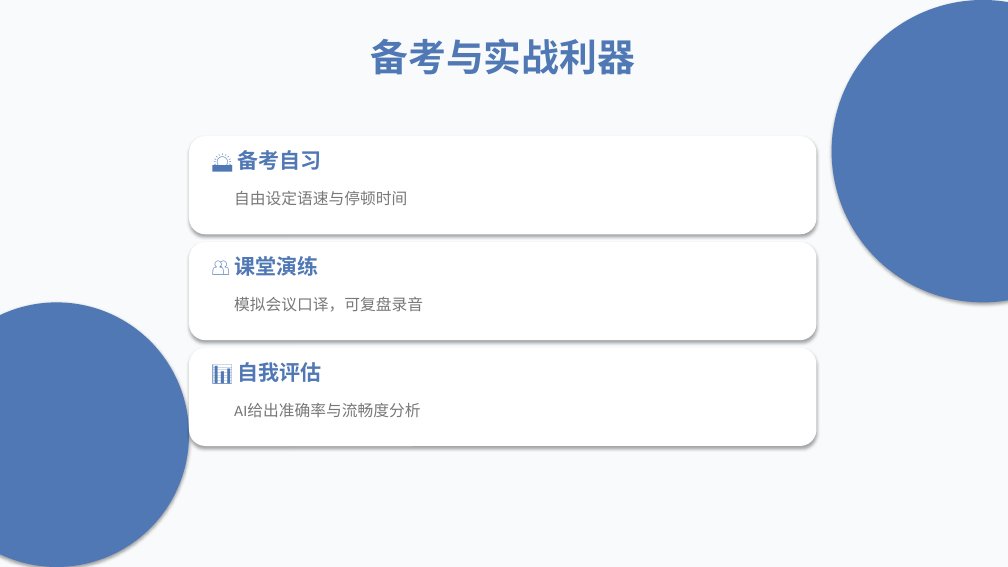
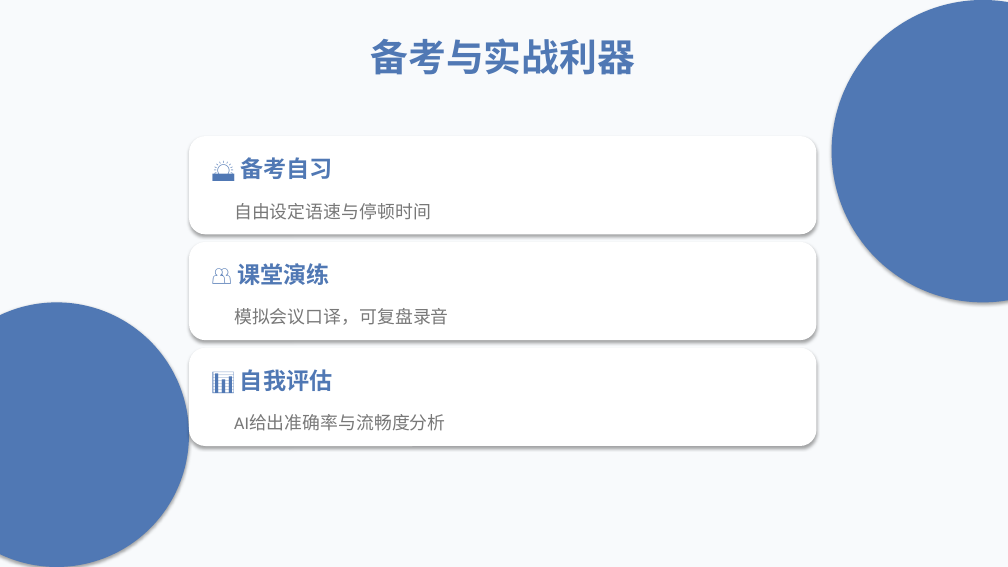
Before and after one commit to joannopan0124-hash/clone-git, a slide deck: slide 7 of 智能对话伙伴_创新版式.pptx. Drawn at 1008x567 pixels with LibreOffice and Linux fonts; fonts in the diff are those of the drawing. Boxes give left, top, right and bottom in pixels: in the first picture for what was removed or moved away, otherwise in the second. Text is boxed around its words. In the diff, an @@ line names an element or a change of style, - is before the commit and + after.

Commit message:
feat: 英语学习口译智能体PPT

```diff
--- a/智能对话伙伴_创新版式.pptx
+++ b/智能对话伙伴_创新版式.pptx
@@ text "🌅 备考自习": place and size @@
-text "🌅 备考自习" at [238,150,322,170]
+text "🌅 备考自习" at [240,157,332,179]
@@ size 20 to 22 pt in 3 elements at [240,369,332,391], [240,157,332,179], [237,263,329,285] @@
@@ text "👥 课堂演练": place and size @@
-text "👥 课堂演练" at [235,256,319,276]
+text "👥 课堂演练" at [237,263,329,285]
@@ text "📊 自我评估": place and size @@
-text "📊 自我评估" at [237,362,321,382]
+text "📊 自我评估" at [240,369,332,391]
@@ 3 texts: place and size @@
-3 texts at [234,191,423,417]
+3 texts at [234,203,449,431]
@@ size 15 to 17 pt in 3 elements at [234,203,431,220], [234,308,449,325], [234,415,446,431] @@
```
Also in this commit, not shown: 8 other slides changed, 1 other file.
